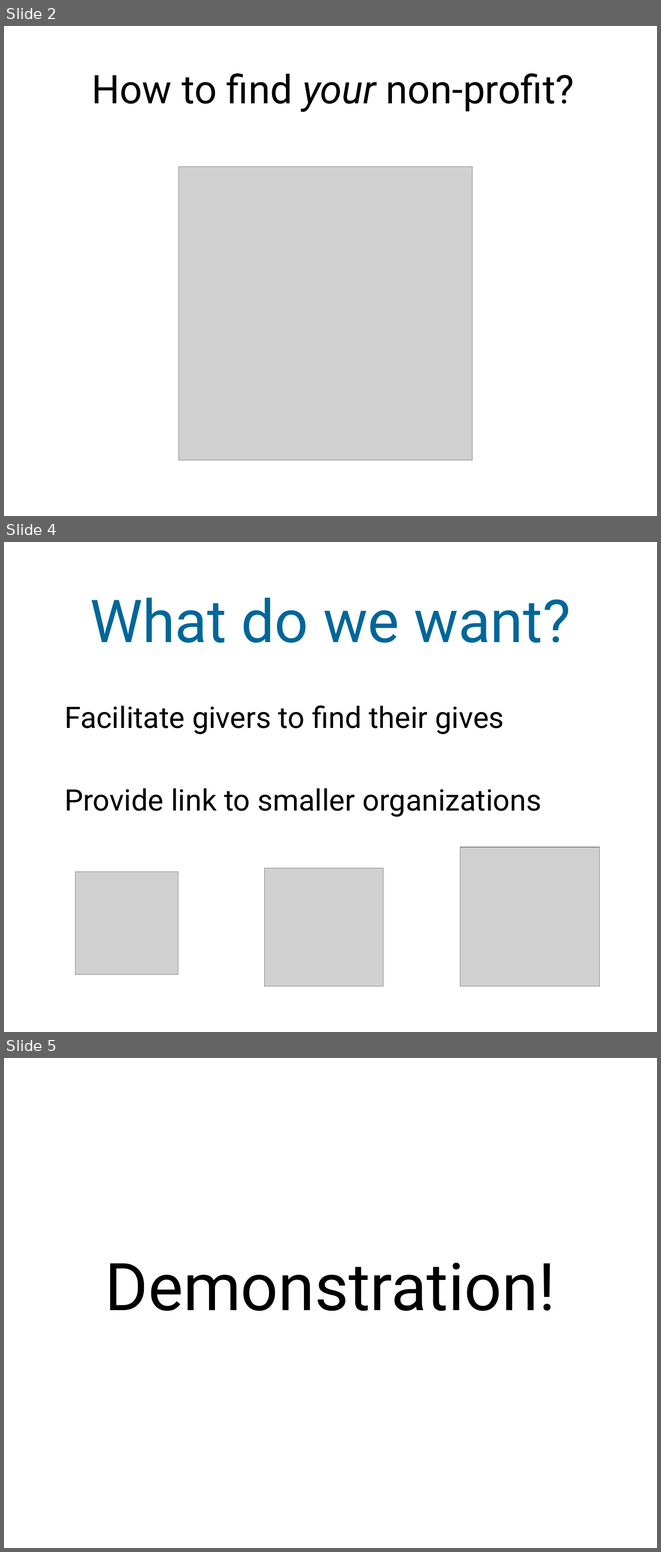
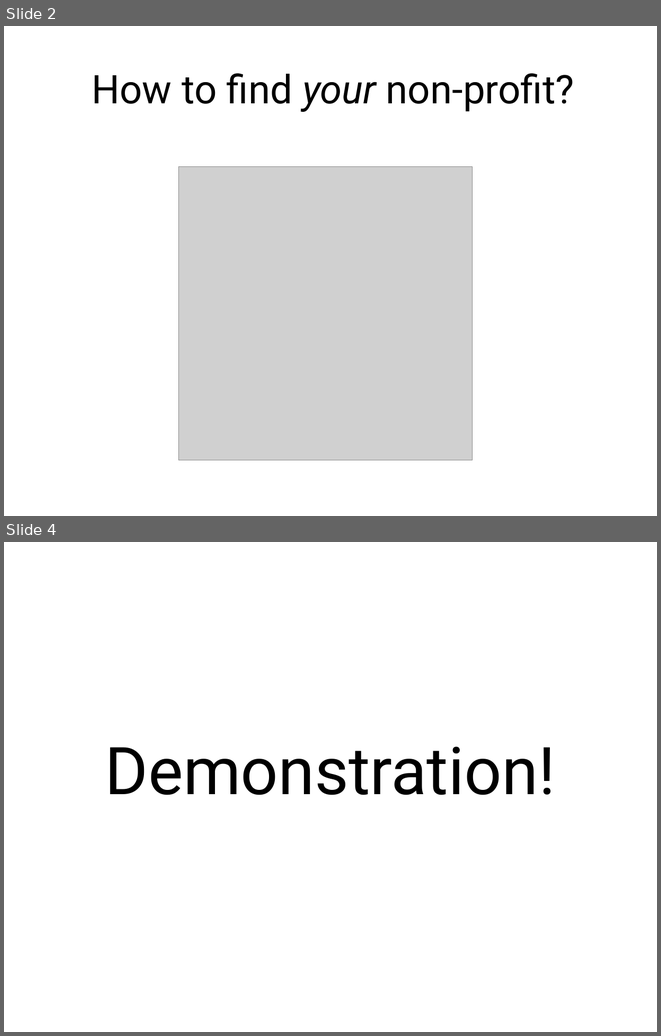
Before and after one commit to Johan37/OpenHack, a slide deck: documents/presentation.odp. Shown one above the other, each under a label of ours: slides 2, 4 and 5 before the commit, slides 2 and 4 after it; the slides between them are not shown. The pictures are 661x1552 and 661x1036 pixels, drawn with LibreOffice and Linux fonts; fonts in the diff are those of the drawing; grey boxes stand for pictures; background and template pictures are left out. Boxes give left, top, right and bottom in pixels: in the first picture for what was removed or moved away, otherwise in the second. Text is boxed around its words. In the diff, an @@ line names an element or a change of style, - is before the commit and + after.

```diff
--- a/documents/presentation.odp
+++ b/documents/presentation.odp
@@ slide 4 removed at box(4, 542, 657, 1032), background #FFFFFF @@
@@ title removed at box(90, 598, 571, 643) @@
-What do we want?
@@ text removed at box(64, 705, 541, 817) @@
-Facilitate givers to find their gives
-Provide link to smaller organizations
@@ picture removed at box(460, 847, 600, 986) @@
@@ picture removed at box(75, 872, 178, 974) @@
@@ picture removed at box(265, 868, 383, 986) @@
@@ what was slide 5 is now slide 4 @@
```
Also in this commit, not shown: 1 slide added, 1 other slide removed, 1 other file.
